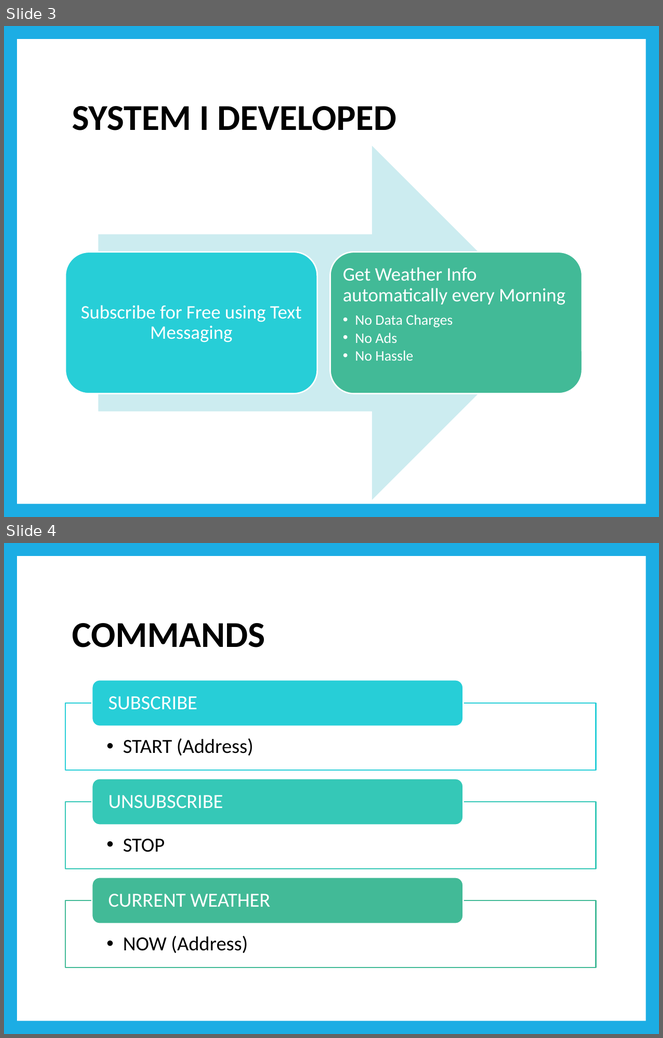
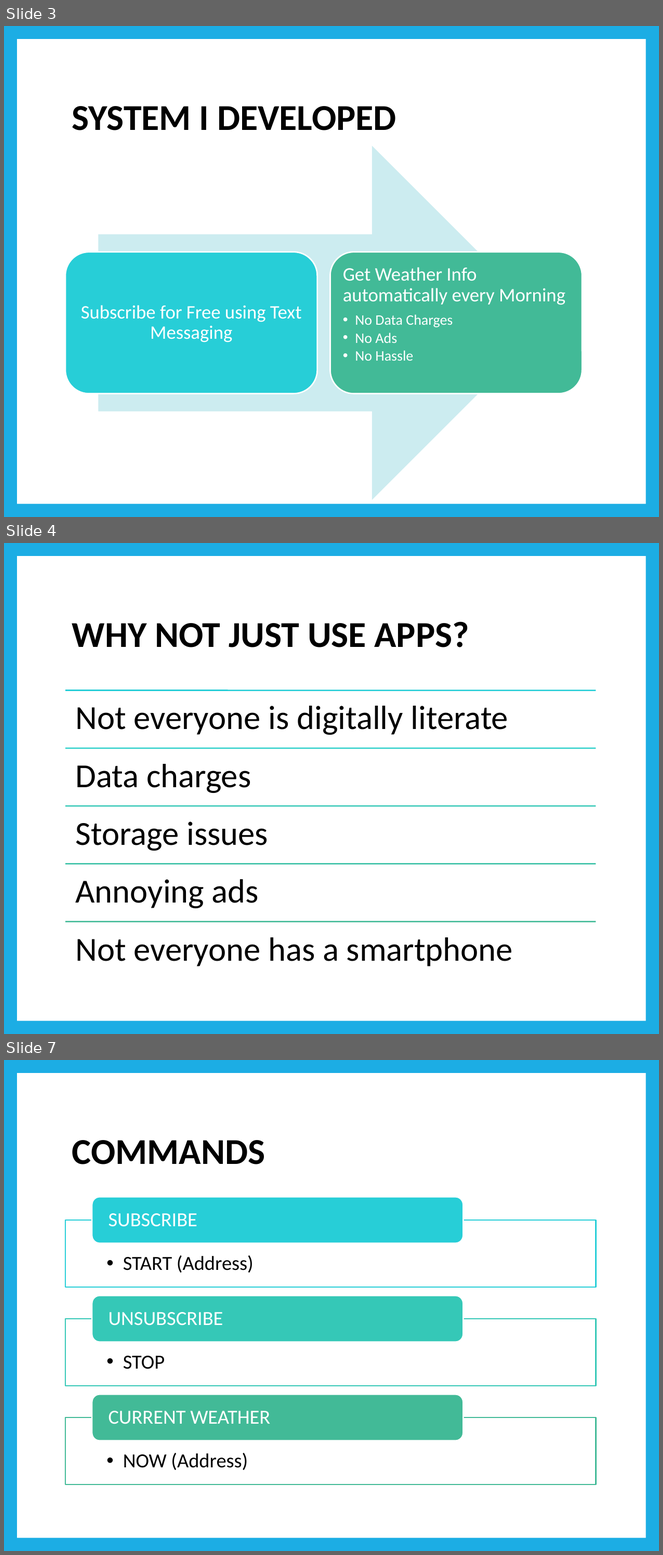
Before and after one commit to abastola/Smart-DressUp, a slide deck: SMART WEATHER.pptx. Shown one above the other, each under a label of ours: slides 3 and 4 before the commit, slides 3, 4 and 7 after it; the slides between them are not shown. The pictures are 663x1038 and 663x1555 pixels, drawn with LibreOffice and Linux fonts; fonts in the diff are those of the drawing. Boxes give left, top, right and bottom in pixels: in the first picture for what was removed or moved away, otherwise in the second. Text is boxed around its words. In the diff, an @@ line names an element or a change of style, - is before the commit and + after.

```diff
--- a/SMART WEATHER.pptx
+++ b/SMART WEATHER.pptx
@@ slide 4 added at bbox=[4, 543, 659, 1034], background #1CADE4; not listed: 1 template element that a slide beside it also shows @@
@@ title added at bbox=[72, 622, 469, 648], 40 pt, text #000000, bold @@
+WHY NOT JUST USE APPS?
@@ group added at bbox=[65, 691, 596, 967]: 5 lines, 5 texts @@
+Not everyone is digitally literate
+Data charges
+Storage issues
+Annoying ads
+Not everyone has a smartphone
@@ what was slide 4 is now slide 7 @@
```
Also in this commit, not shown: 1 slide changed, 2 other slides added, 5 other files.
